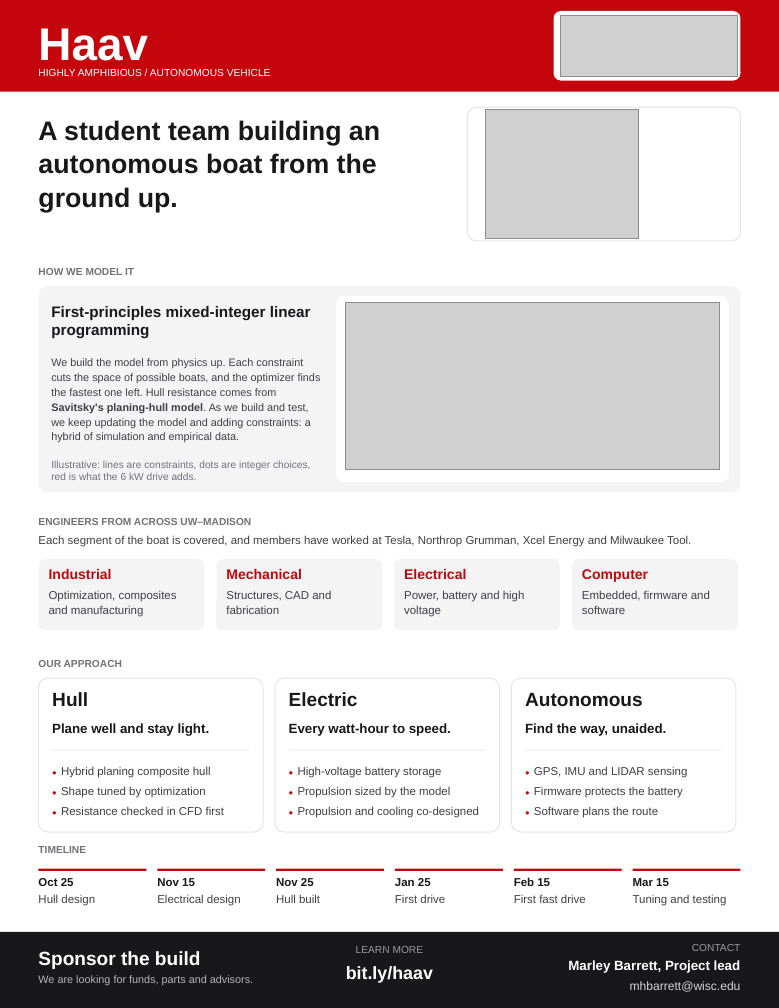
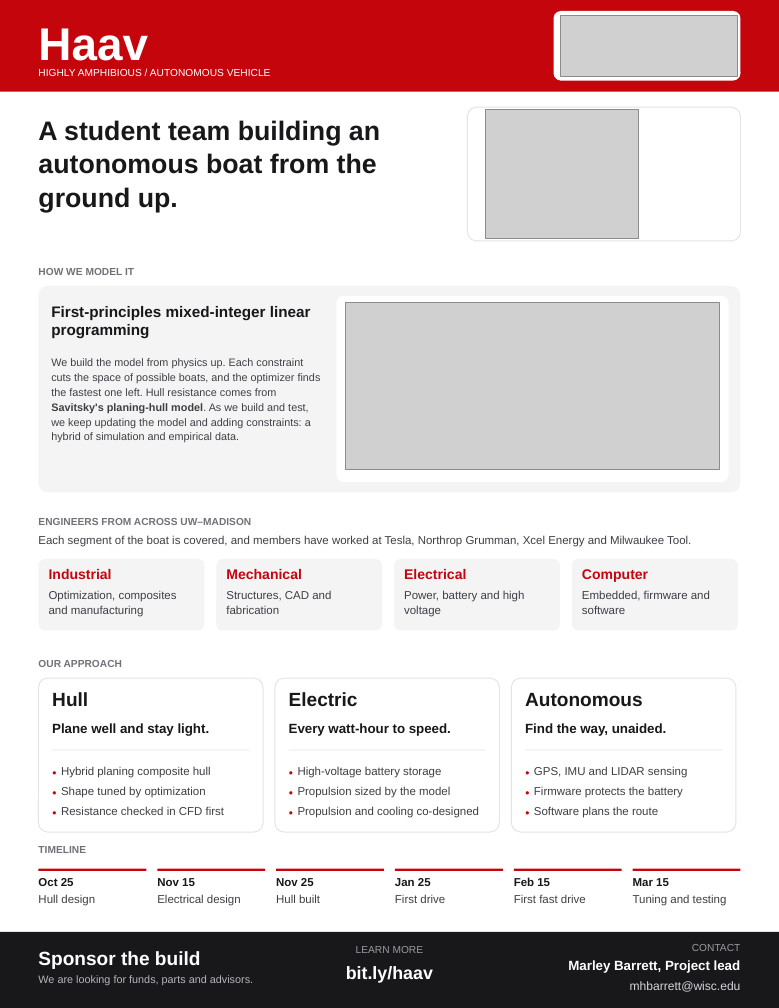
Before and after one commit to MarMar888/hav, a slide deck: slide 1 of dashboard/public/haav-handout.pptx. Drawn at 779x1008 pixels with LibreOffice and Linux fonts; fonts in the diff are those of the drawing; grey boxes stand for pictures. Boxes give left, top, right and bottom in pixels: in the first picture for what was removed or moved away, otherwise in the second. Text is boxed around its words. In the diff, an @@ line names an element or a change of style, - is before the commit and + after.

```diff
--- a/dashboard/public/haav-handout.pptx
+++ b/dashboard/public/haav-handout.pptx
@@ text removed at (51, 460, 310, 480) @@
-Illustrative: lines are constraints, dots are integer choices, red is what the 6 kW drive adds.
```
Also in this commit, not shown: 3 other files.
